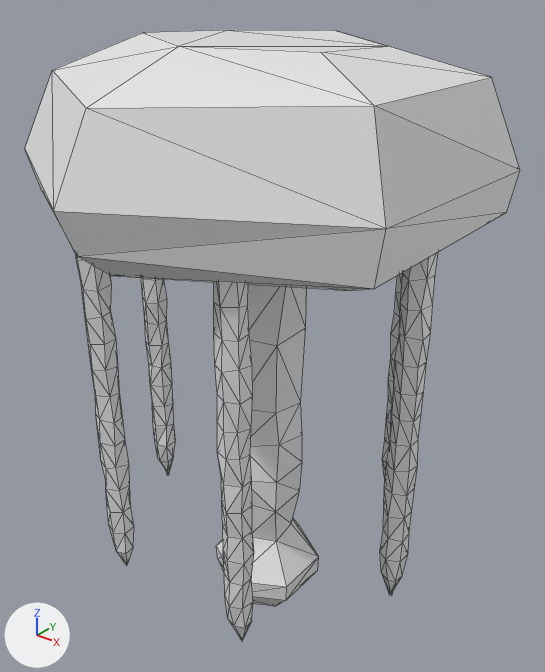
An edit to the FBX model _3dObjects/Turrets/Plant_TouchOfNature_Jacob/Plant_TouchOfNature_Jacob_Simple.fbx, drawn before and after from the same camera.
Both versions are drawn from a camera (50 mm lens) standing at (16.0, -19.6, 23.3) and looking at (-0.1, 0.6, 10.8). Lighting does not change. The marker at lower left points along +X, +Y and +Z. Mesh edges are drawn as thin lines. Where no turn or scale is listed for an object, it has been applied to the vertices.

The first picture shows 'Tree'.
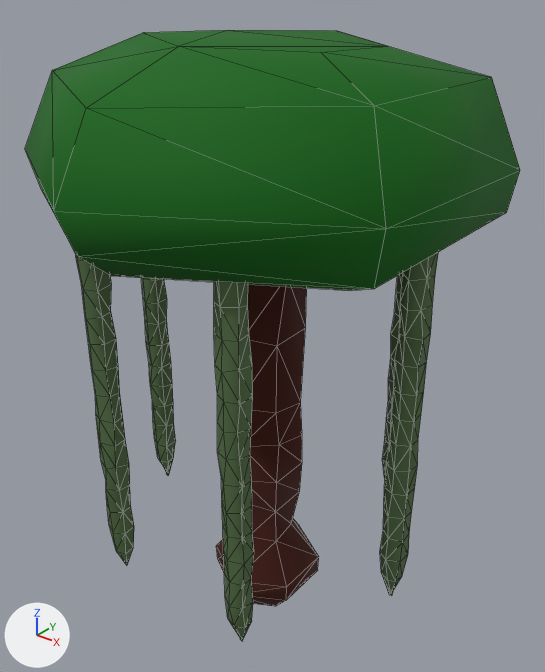
Boxes [x1, y1, x2, y2] around the edits, measured in the pictures (545 x 672 px):
part 1 of me_circle_002, recoloured (grey to brown)
    both: [216, 284, 319, 606]
part 2 of me_circle_002, recoloured (grey to green)
    both: [25, 30, 520, 291]
part 3 of me_circle_002, recoloured (grey to green)
    both: [75, 252, 439, 641]

Diff of the bpy script that builds the scene:
```diff
--- a/_3dObjects/Turrets/Plant_TouchOfNature_Jacob/Plant_TouchOfNature_Jacob_Simple.fbx.py
+++ b/_3dObjects/Turrets/Plant_TouchOfNature_Jacob/Plant_TouchOfNature_Jacob_Simple.fbx.py
@@ mat_lianen @@
+mat_lianen = principled_material('Lianen')
+mat_lianen.base_color = (0.0847, 0.152, 0.0569)  # dark green #526d43
+mat_lianen.roughness = 0.862
@@ mat_trunks @@
+mat_trunks = principled_material('Trunks')
+mat_trunks.base_color = (0.0, 0.131, 0.00171)  # dark green #006506
+mat_trunks.roughness = 0.862
@@ mat_root @@
+mat_root = principled_material('Root')
+mat_root.base_color = (0.058, 0.00583, 0.00056)  # brown #441202
+mat_root.roughness = 0.933
@@ me_circle_002 @@
 me_circle_002.from_pydata(...)  # 661 vertices, 1250 faces; spans x -7.4..7.2, y -8.4..8.6, z -1.5..21.5
 # used by ob_tree; location = (0.0, 0.0, 0.0)
+# me_circle_002 part 1: all 112 faces centred in x -1.9..1.9, y -1.9..1.9, z -1.5..13.1 switch from no material to mat_root (brown #441202)
+# me_circle_002 part 2: 64 of the faces centred in x -7.2..7.1, y -6.8..6.9, z 14.3..21.4 switch from no material to mat_trunks (dark green #006506)
+# me_circle_002 part 3: 1074 of the faces centred in x -6.5..6.5, y -5.6..5.7, z 2.3..16.7 switch from no material to mat_lianen (dark green #526d43)
```
